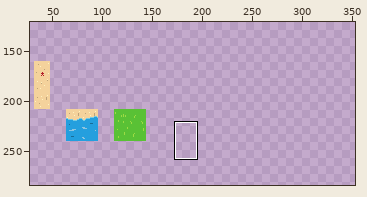
Two states of a pixel-art file, Designs/Aseprite/BackgroundTilemap.aseprite. The picture above shows the old version from afar; the outline marks the close-up.
Close-up. Old version:
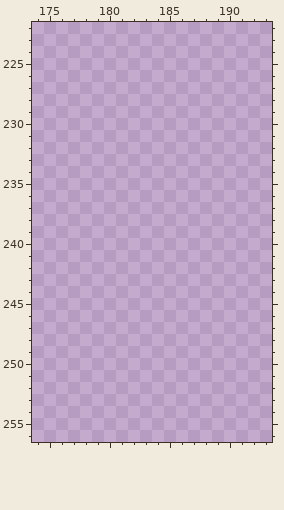
640x320 pixels, 1 frame. Shown: x 174..193, y 222..256. The wide view leaves out empty margins. The commit also changed other parts of the picture, which this record leaves out.
Palette (. is transparent): 
Once edited:
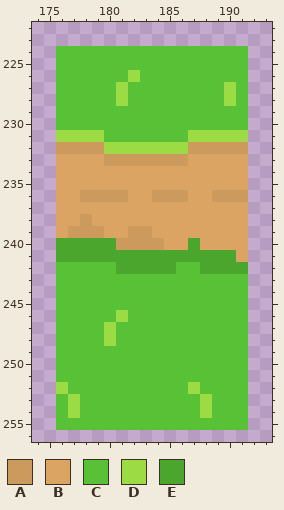
Colours new in this view: A #cc9a5c  B #dba463  C #59c135  D #9cdb43  E #4ba62d
What changed:
There is now colour A in row 232 at x 176 to 179 and 187 to 191; in row 233 at x 180 to 186; in row 236 at x 178 to 181, 184 to 186 and 189 to 191; in row 238 at x 178; in row 239 at x 177 to 179 and 182 to 183; in row 240 at x 181 to 184.
There is now colour B in row 233 at x 176 to 179 and 187 to 191; in rows 234 to 235 at x 176 to 191; in row 236 at x 176 to 177, 182 to 183 and 187 to 188; in row 237 at x 176 to 191; in row 238 at x 176 to 177 and 179 to 191; in row 239 at x 176, 180 to 181 and 184 to 191.
There is now colour B in row 240 at x 185 to 186 and 188 to 191; in row 241 at x 191.
There is now colour C in rows 224 to 225 at x 176 to 191; in row 226 at x 176 to 181 and 183 to 191; in rows 227 to 228 at x 176 to 180, 182 to 189 and 191; in rows 229 to 230 at x 176 to 191; in row 231 at x 180 to 186; in row 242 at x 176 to 180 and 186 to 187.
There is now colour C in rows 243 to 245 at x 176 to 191; in row 246 at x 176 to 180 and 182 to 191; in rows 247 to 248 at x 176 to 179 and 181 to 191; in rows 249 to 251 at x 176 to 191; in row 252 at x 177 to 186 and 188 to 191; in rows 253 to 254 at x 176, 178 to 187 and 189 to 191.
There is now colour C in row 255 at x 176 to 191.
There is now colour D in row 226 at x 182; in rows 227 to 228 at x 181 and 190; in row 231 at x 176 to 179 and 187 to 191; in row 232 at x 180 to 186; in row 246 at x 181; in rows 247 to 248 at x 180.
There is now colour D in row 252 at x 176 and 187; in rows 253 to 254 at x 177 and 188.
There is now colour E in row 240 at x 176 to 180 and 187; in row 241 at x 176 to 190; in row 242 at x 181 to 185 and 188 to 191.
